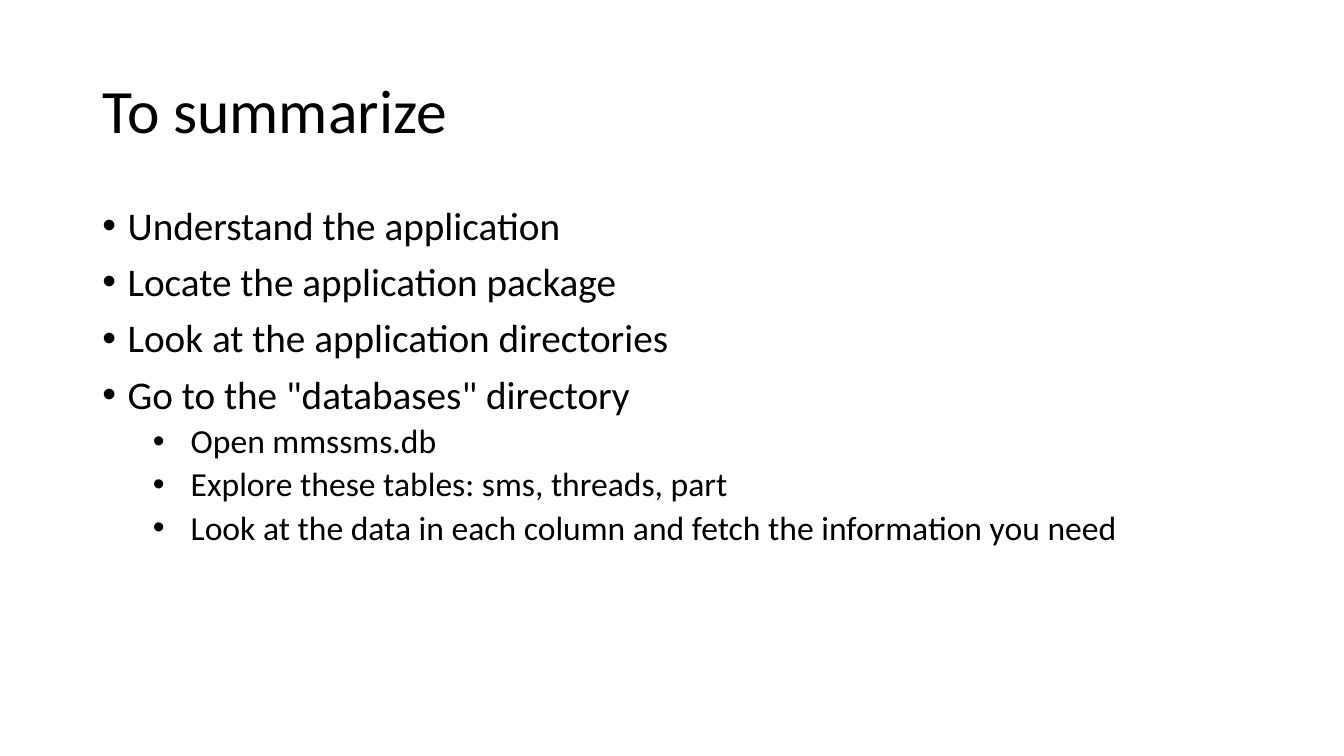
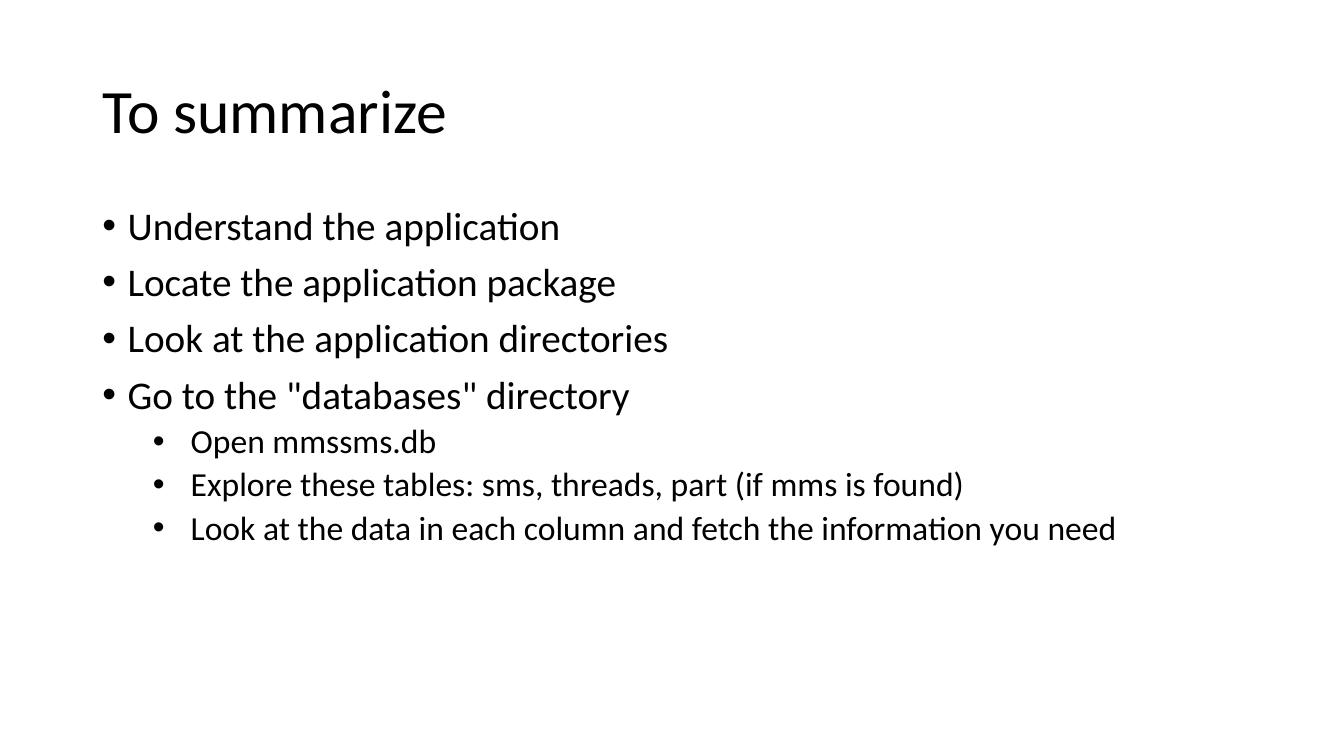
Before and after one commit to frankwxu/digital-forensics-lab, a slide deck: slide 25 of Android10/5_1_1_AOSP_App_Investigations_Messaging.pptx (slide 24 before the commit). Drawn at 1344x756 pixels with LibreOffice and Linux fonts; fonts in the diff are those of the drawing; background and template pictures are left out. Boxes give left, top, right and bottom in pixels: in the first picture for what was removed or moved away, otherwise in the second. Text is boxed around its words. In the diff, an @@ line names an element or a change of style, - is before the commit and + after.

```diff
--- a/Android10/5_1_1_AOSP_App_Investigations_Messaging.pptx
+++ b/Android10/5_1_1_AOSP_App_Investigations_Messaging.pptx
@@ text at box(191, 471, 963, 502): text changed @@
-  • Explore these tables: sms, threads, part
+  • Explore these tables: sms, threads, part (if mms is found)
```
Also in this commit, not shown: 3 other slides changed, 1 slide added, 1 slide removed, 1 other file.
